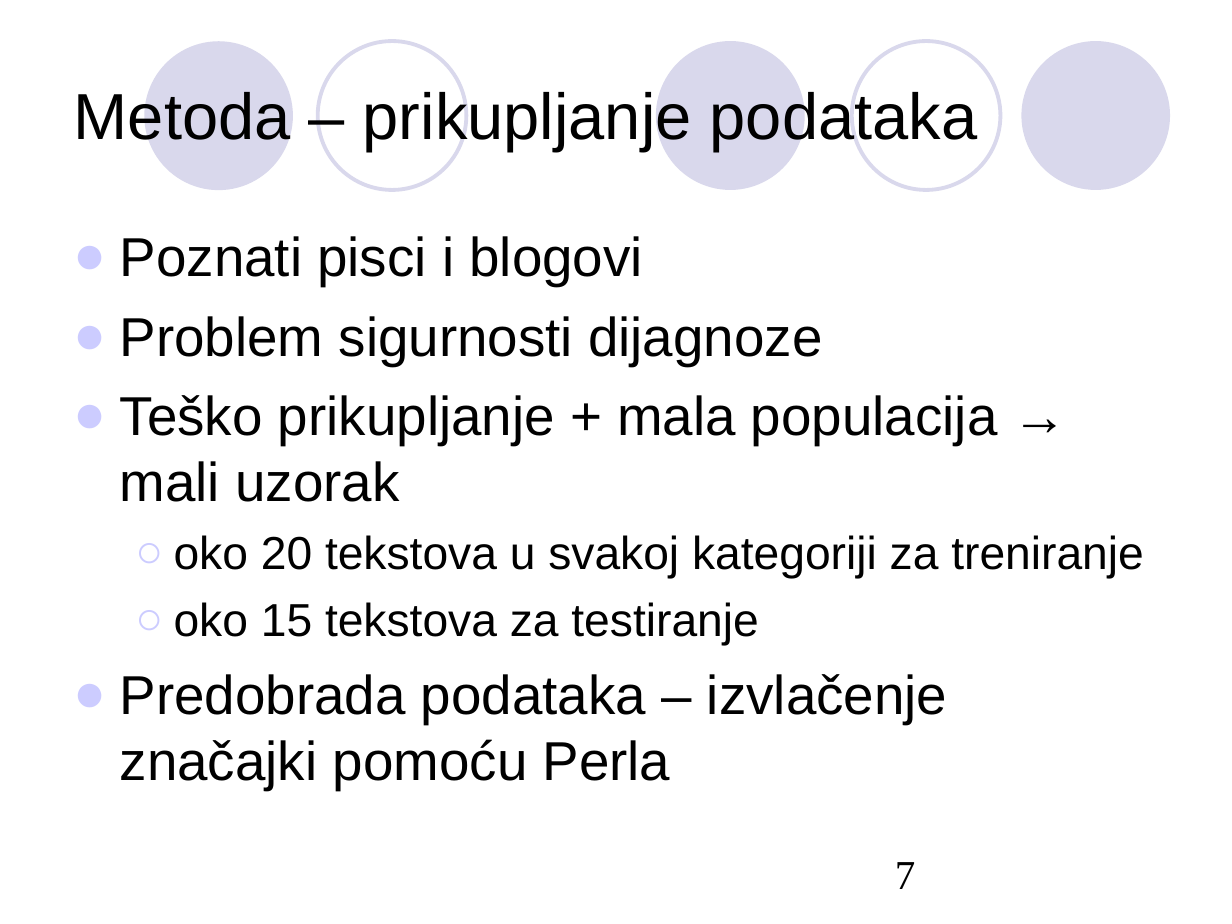
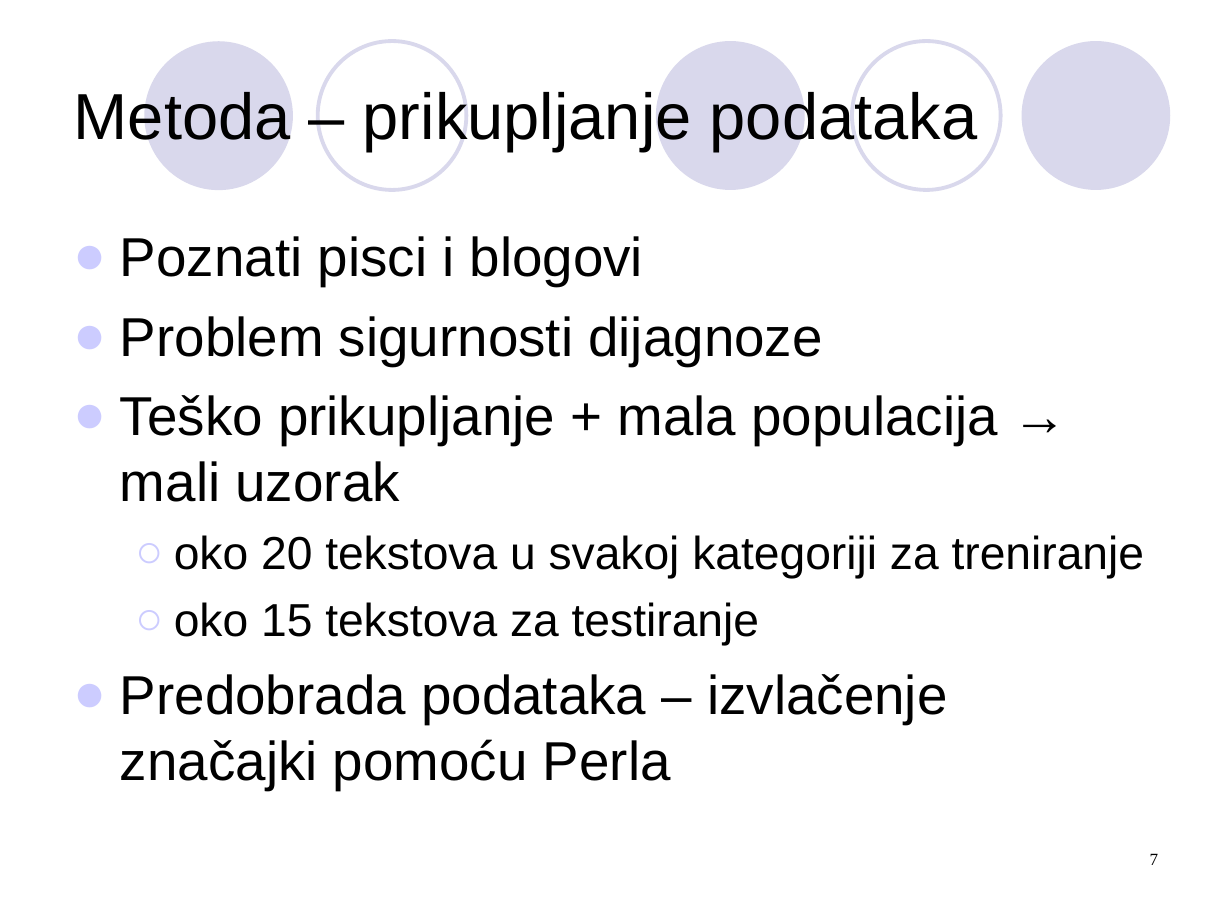
Before and after one commit to Monk-NT/hr-mental-health, a slide deck: slide 7 of docs/Grdjan.ppt. Drawn at 1232x924 pixels with LibreOffice and Linux fonts; fonts in the diff are those of the drawing. Boxes give left, top, right and bottom in pixels: in the first picture for what was removed or moved away, otherwise in the second. Text is boxed around its words. In the diff, an @@ line names an element or a change of style, - is before the commit and + after.

```diff
--- a/docs/Grdjan.ppt
+++ b/docs/Grdjan.ppt
@@ page number at (1150,853,1159,865): size 24 to 10 pt; alignment left to right; indent changed @@
```
Also in this commit, not shown: 13 other slides changed, 2 other files.
